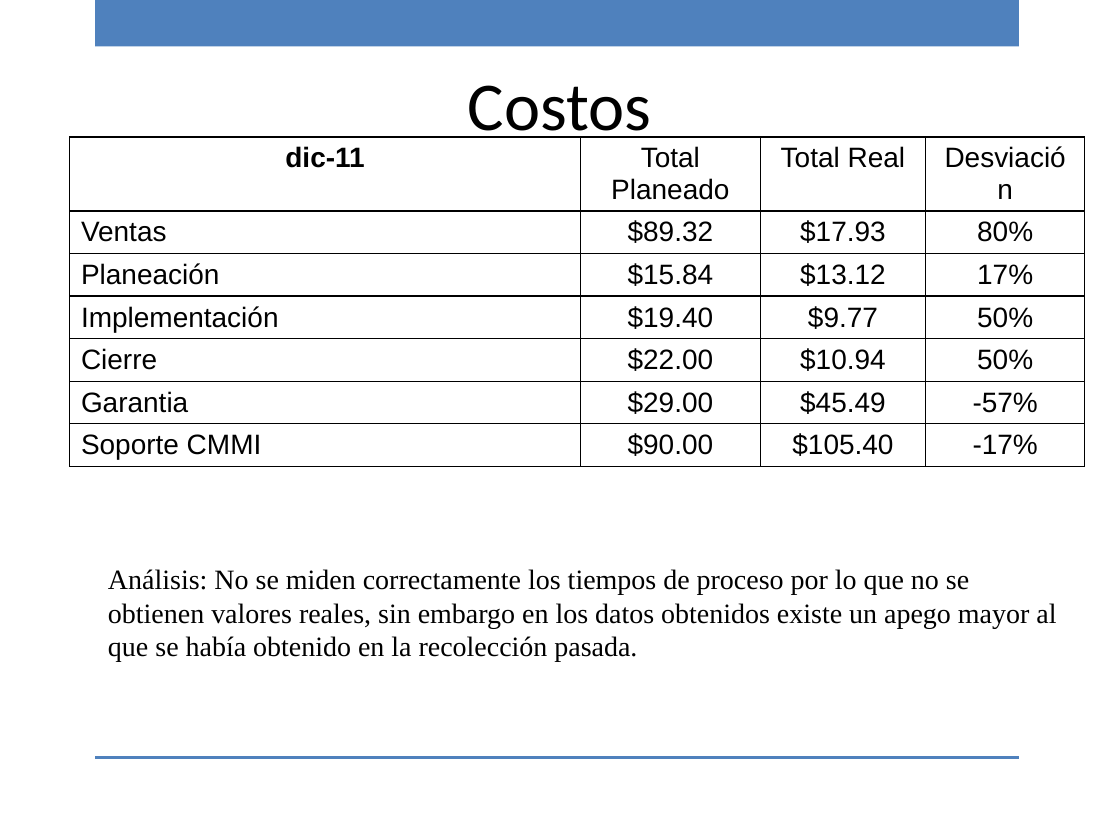
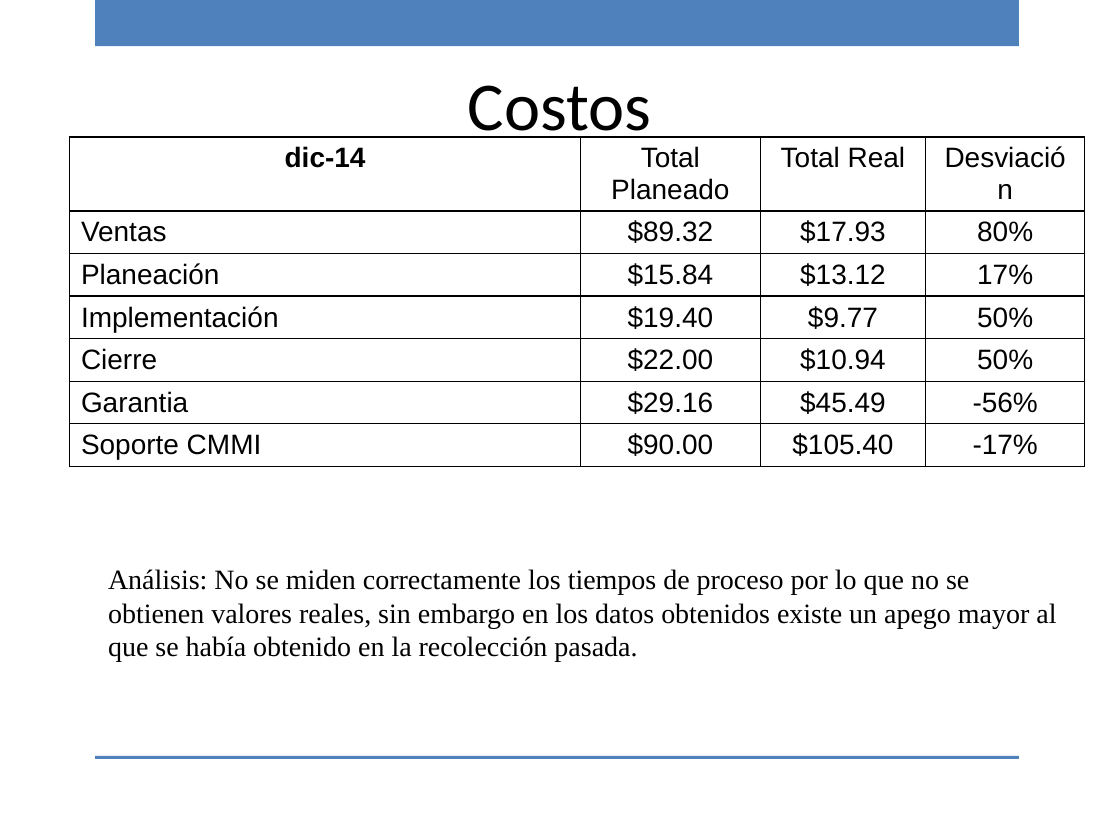
Before and after one commit to ricardo-novelasos/SOSQTP, a slide deck: slide 5 of Proyectos/2015/Métricas y monitoreo/Reporte_monitoreo_151214.pptx. Drawn at 1120x840 pixels with LibreOffice and Linux fonts; fonts in the diff are those of the drawing; background and template pictures are left out. Boxes give left, top, right and bottom in pixels: in the first picture for what was removed or moved away, otherwise in the second. Text is boxed around its words. In the diff, an @@ line names an element or a change of style, - is before the commit and + after.

```diff
--- a/Proyectos/2015/Métricas y monitoreo/Reporte_monitoreo_151214.pptx
+++ b/Proyectos/2015/Métricas y monitoreo/Reporte_monitoreo_151214.pptx
@@ table at (x1=69, y1=137, x2=1085, y2=466) @@
-row 1, column 1: dic-11
+row 1, column 1: dic-14
-row 6, column 2: $29.00
+row 6, column 2: $29.16
-row 6, column 4: -57%
+row 6, column 4: -56%
```
Also in this commit, not shown: 7 other slides changed.
